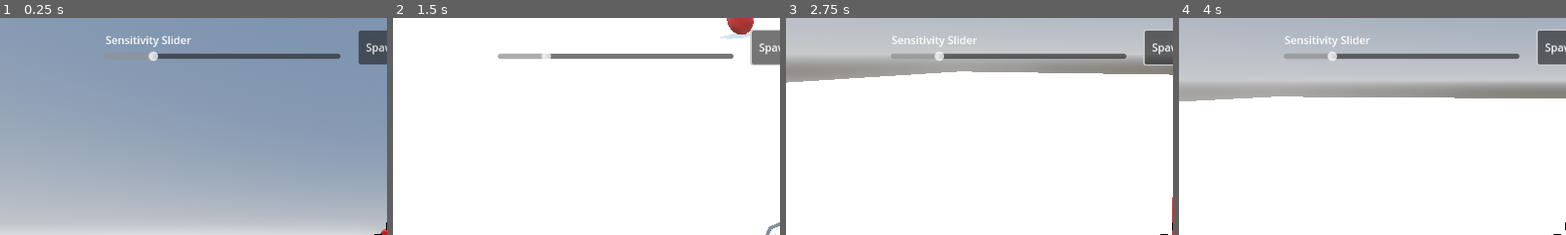
Above: before the commit, frames 1-4 (left to right).
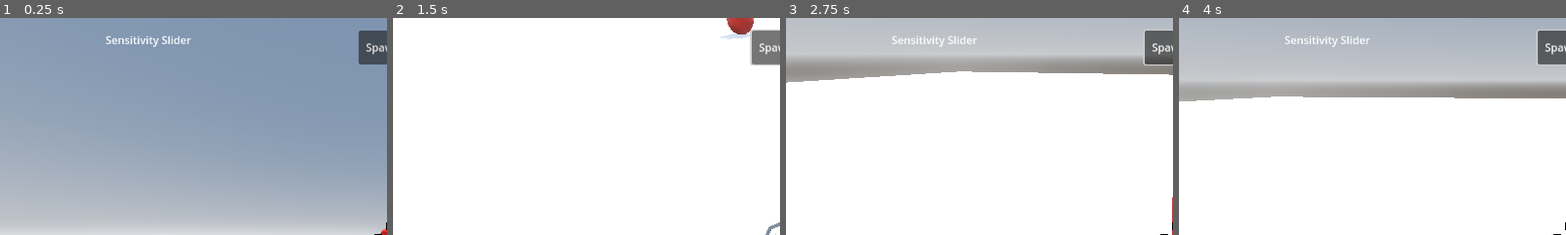
Above: after the commit, the same moments.

Repository: bottle-necc/Fastpaced-FPS-Game
Game: Godot game, scene res://scenes/main.tscn
Same seed, same stepped clock (60 frames per second), same inputs: the game is played once before the commit and once after it.
Inputs (mouse positions are % of the whole screen's width and height, from its top left):
- Up to frame 1 (0.25 s): no input
- Up to frame 2 (1.5 s): click "Spawn Enemy" at 0.5 s; tap Enter at 1.25 s; move the mouse to (55, 50) at 1.27 s; hold W (forward) from 1.28 s (still down); hold Right mouse button (aim) from 1.28 s (still down)
- Up to frame 3 (2.75 s): keep holding W (forward); tap Space (jump) at 1.52, 2.27 s; move the mouse to (45, 50) at 2.02 s; release Right mouse button (aim) at 2.03 s; tap Shift (run) at 2.1 s
- Up to frame 4 (4 s): keep holding W (forward); move the mouse to (52, 48) at 2.77 s; press the mouse at (52, 48) at 2.78 s; move the mouse to (49, 52) at 3.52 s; release the mouse at (49, 52) at 3.53 s; right-click (49, 52) at 3.6 s; tap Space (jump) at 3.77 s
The pictures show only the part of the screen within x 0-50%, y 0-50%; the shares and areas given below are measured in that part.

The runs differ from the first frame. In frame 1, 1.2% of the frame differs, in the area x 27-88%, y 15-20%; in frame 2, 1.3%; in frame 3, 1.4%; in frame 4, 1.4%.

Commit message:
Checkpoint if json doesnt work

Diff:
--- a/scenes/hud.tscn
+++ b/scenes/hud.tscn
@@ -161,29 +161,14 @@
 text = "Controls
 "
 
-[node name="test" type="Button" parent="Options Screen/Controls"]
-visible = false
-layout_mode = 0
-offset_left = 212.0
-offset_top = -252.0
-offset_right = 314.0
-offset_bottom = -205.0
-
-[node name="test2" type="Button" parent="Options Screen/Controls"]
-visible = false
-layout_mode = 0
-offset_left = 440.0
-offset_top = -125.0
-offset_right = 542.0
-offset_bottom = -78.0
-
-[node name="test3" type="Button" parent="Options Screen/Controls"]
-visible = false
-layout_mode = 0
-offset_left = 184.0
-offset_top = -52.0
-offset_right = 286.0
-offset_bottom = -5.0
+[node name="Sensitivity" type="HSlider" parent="Options Screen/Controls"]
+offset_left = 156.0
+offset_top = 49.0
+offset_right = 506.0
+offset_bottom = 65.0
+min_value = 1.0
+max_value = 125.0
+value = 25.0
 
 [node name="Key Mapping" type="Button" parent="Options Screen"]
 layout_mode = 0
--- a/scenes/main.tscn
+++ b/scenes/main.tscn
@@ -126,15 +126,6 @@
 text = "Sensitivity Slider
 "
 
-[node name="HSlider" type="HSlider" parent="old_HUD/SensitivitySlider"]
-offset_left = 156.0
-offset_top = 49.0
-offset_right = 506.0
-offset_bottom = 65.0
-min_value = 1.0
-max_value = 125.0
-value = 25.0
-
 [node name="SpawnEnemy" type="Button" parent="old_HUD"]
 offset_left = 533.0
 offset_top = 19.0
@@ -142,5 +133,4 @@
 offset_bottom = 69.0
 text = "Spawn Enemy"
 
-[connection signal="value_changed" from="old_HUD/SensitivitySlider/HSlider" to="Player" method="_on_h_slider_value_changed"]
 [connection signal="pressed" from="old_HUD/SpawnEnemy" to="." method="_on_spawn_enemy_pressed"]
--- a/scripts/player.gd
+++ b/scripts/player.gd
@@ -38,6 +38,7 @@
 @onready var gun_barrel = $Neck/Camera3D/AssaultRifle/RayCast3D
 @onready var ammo_counter = $HUD/AmmoCounter
 @onready var reloading_icon = $HUD/Reloading
+@onready var sens_slider = $"HUD/Options Screen/Controls/Sensitivity"
 
 signal paused
 
@@ -318,7 +319,6 @@
 	wallrun_timeout = true
 
 func HUD():
-
 	# Updates the ammo counter.
 	ammo_counter.text = "%s/30" % ammo
 	if is_mouse_captured and !is_ads:
--- /dev/null
+++ b/test.json
@@ -0,0 +1,3 @@
+{
+	"hi" : 10
+}
